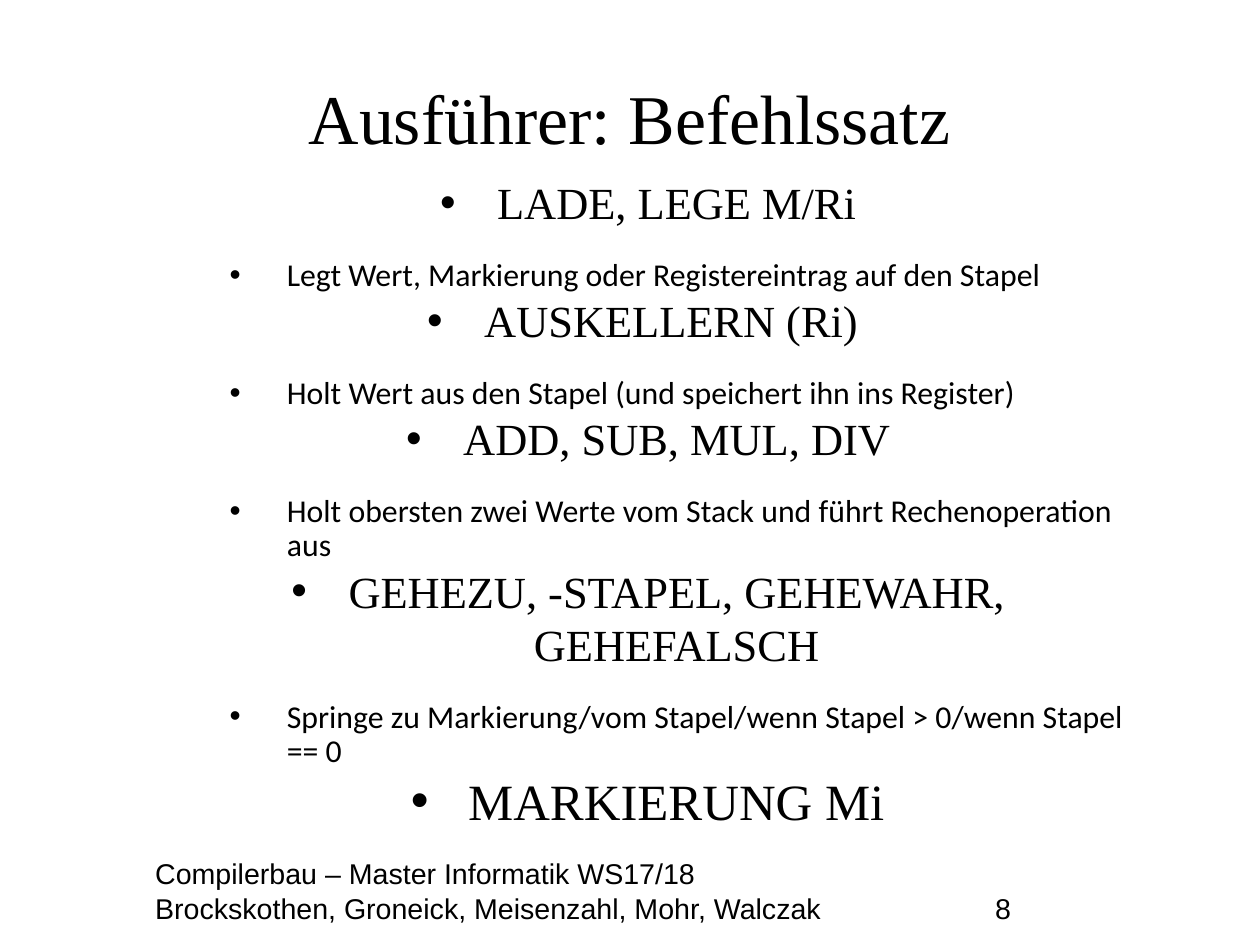
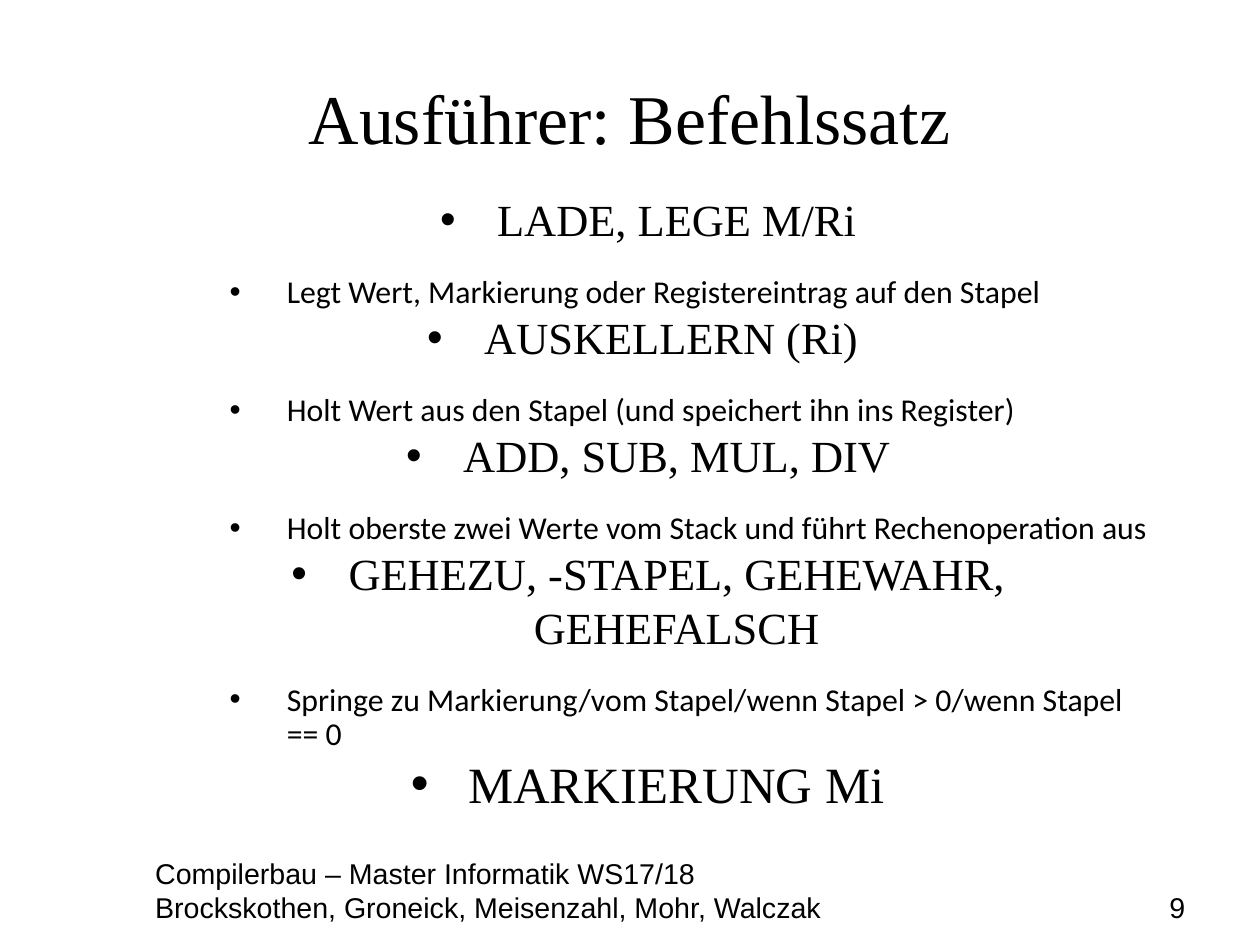
Before and after one commit to MasterInformatikHsBochum/Eine-deutsche-Praesentation, a slide deck: slide 9 of Präsentation.odp (slide 8 before the commit). Drawn at 1260x945 pixels with LibreOffice and Linux fonts; fonts in the diff are those of the drawing; background and template pictures are left out. Boxes give left, top, right and bottom in pixels: in the first picture for what was removed or moved away, otherwise in the second. Text is boxed around its words. In the diff, an @@ line names an element or a change of style, - is before the commit and + after.

```diff
--- a/Präsentation.odp
+++ b/Präsentation.odp
@@ subtitle at bbox=[287, 517, 1146, 544]: text changed @@
-  • Holt obersten zwei Werte vom Stack und führt Rechenoperation aus
+  • Holt oberste zwei Werte vom Stack und führt Rechenoperation aus
@@ text at bbox=[155, 897, 1185, 922]: text changed @@
-Brockskothen, Groneick, Meisenzahl, Mohr, Walczak 8
+Brockskothen, Groneick, Meisenzahl, Mohr, Walczak 9
```
Also in this commit, not shown: 5 other slides changed, 3 slides added, 1 slide removed, 1 other file.
